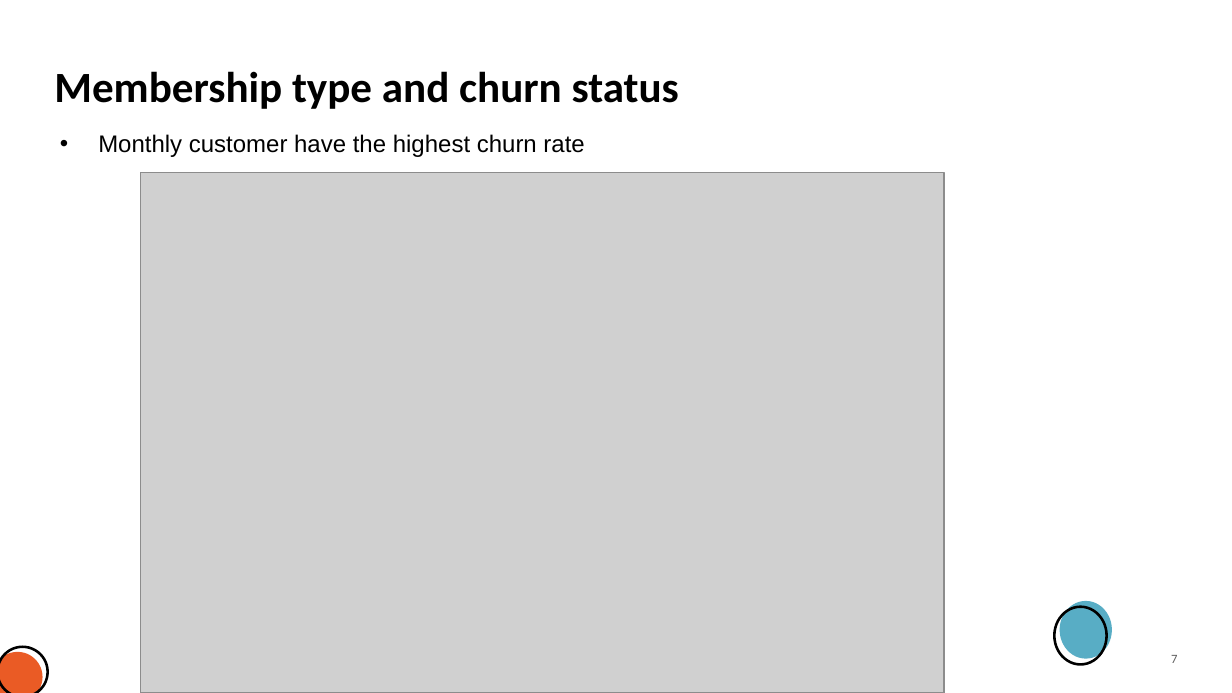
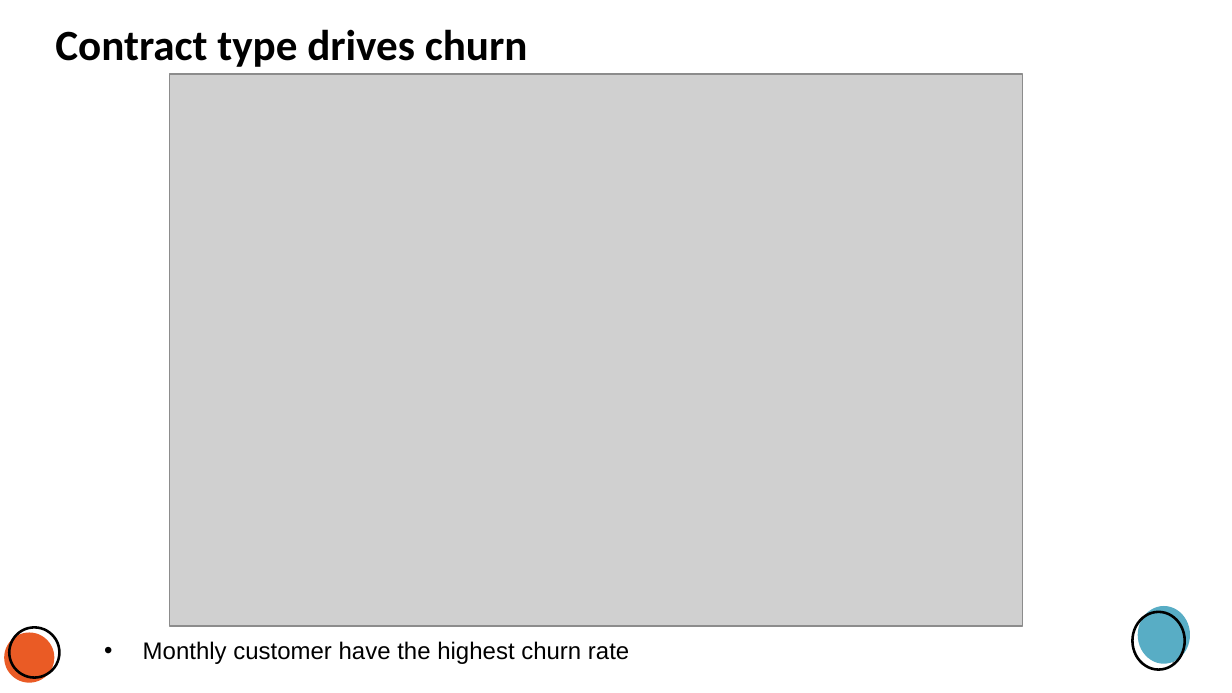
Before and after one commit to gwillcoding/ML_project, a slide deck: slide 7 of Project_presentation.pptx. Drawn at 1232x693 pixels with LibreOffice and Linux fonts; fonts in the diff are those of the drawing; grey boxes stand for pictures; background and template pictures are left out. Boxes give left, top, right and bottom in pixels: in the first picture for what was removed or moved away, otherwise in the second. Text is boxed around its words. In the diff, an @@ line names an element or a change of style, - is before the commit and + after.

```diff
--- a/Project_presentation.pptx
+++ b/Project_presentation.pptx
@@ title at (55,29,528,67): text changed @@
-Membership type and churn status
+Contract type drives churn
@@ picture: place and size @@
-picture at (140,172,944,692)
+picture at (170,74,1023,626)
@@ ellipse: place and size @@
-ellipse at (0,647,48,693)
+ellipse at (10,627,60,678)
@@ ellipse: place and size @@
-ellipse at (1055,606,1106,664)
+ellipse at (1132,612,1184,670)
@@ ellipse: place and size @@
-ellipse at (1060,601,1111,659)
+ellipse at (1137,606,1189,664)
@@ ellipse: place and size @@
-ellipse at (0,652,43,693)
+ellipse at (4,632,54,683)
@@ text "Monthly customer have the highest ...": place and size @@
-text "Monthly customer have the highest ..." at (98,134,584,157)
+text "Monthly customer have the highest ..." at (143,641,629,664)
```
Also in this commit, not shown: 9 other slides changed, 3 slides added, 4 slides removed, 2 other files.
